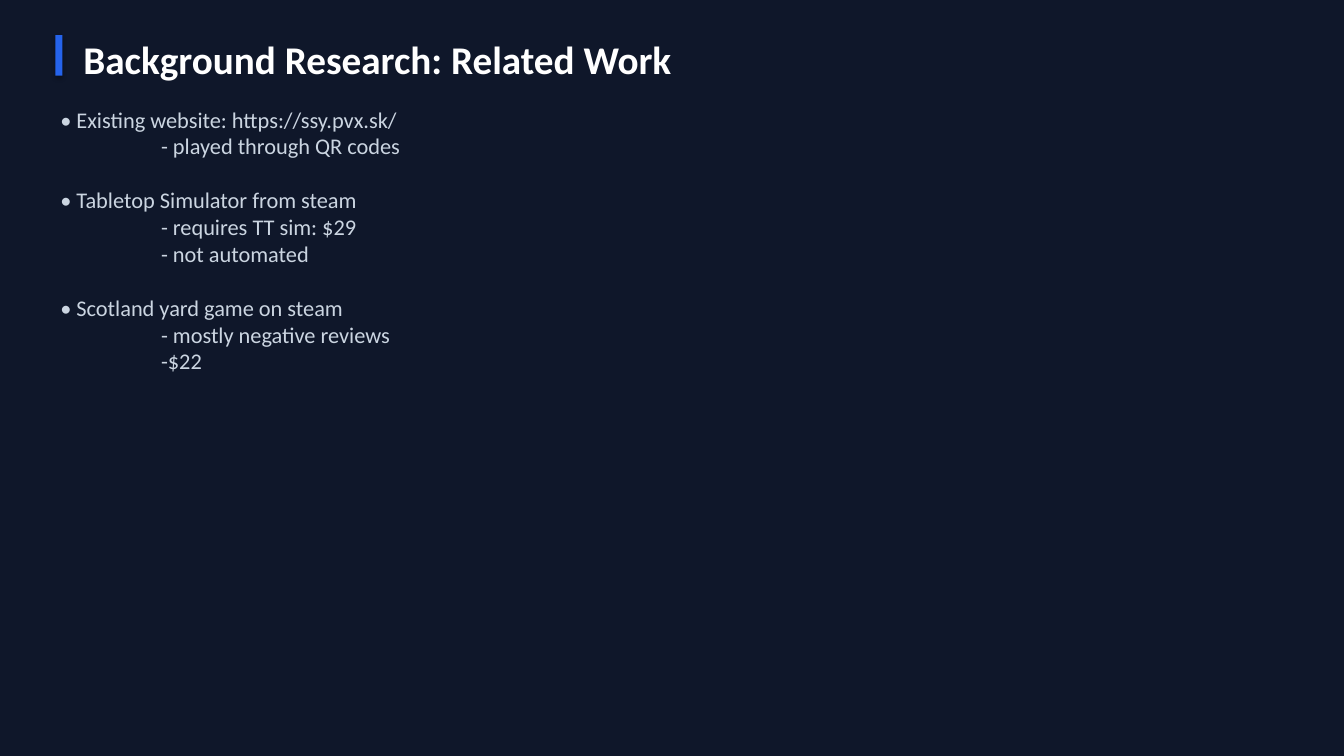
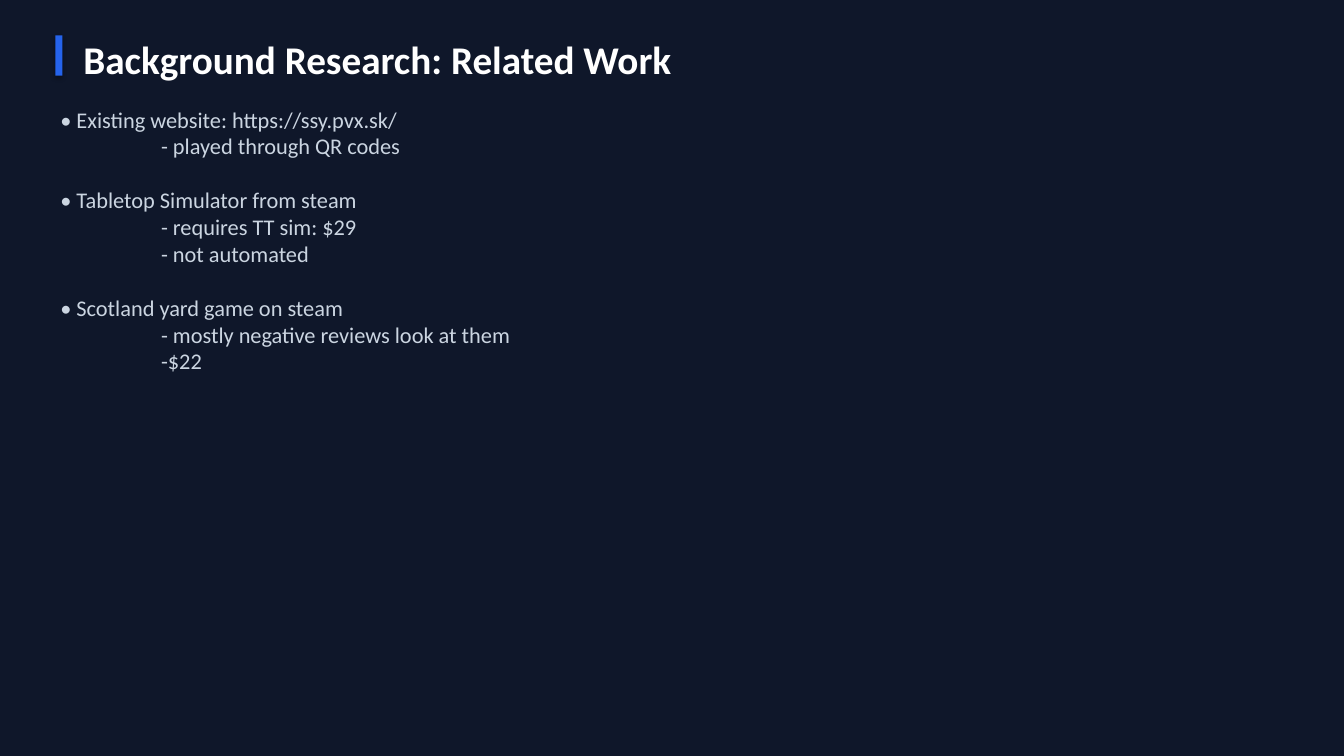
Before and after one commit to Ming-Bao/Scotland-Yard, a slide deck: slide 3 of documentation/presentation/presentation.pptx. Drawn at 1344x756 pixels with LibreOffice and Linux fonts; fonts in the diff are those of the drawing. Boxes give left, top, right and bottom in pixels: in the first picture for what was removed or moved away, otherwise in the second. Text is boxed around its words. In the diff, an @@ line names an element or a change of style, - is before the commit and + after.

```diff
--- a/documentation/presentation/presentation.pptx
+++ b/documentation/presentation/presentation.pptx
@@ text at (173, 327, 510, 347): text changed @@
-- mostly negative reviews
+- mostly negative reviews look at them
```
Also in this commit, not shown: 2 other slides changed.
